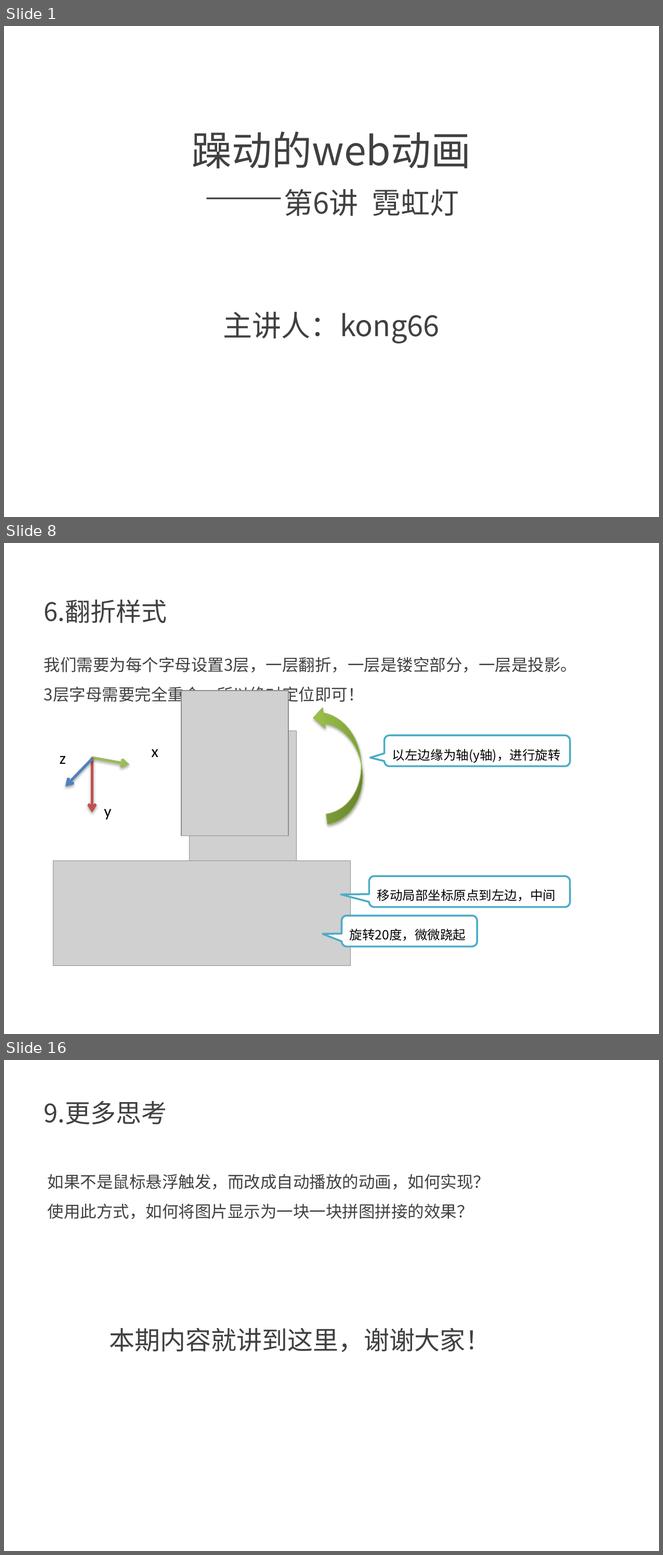
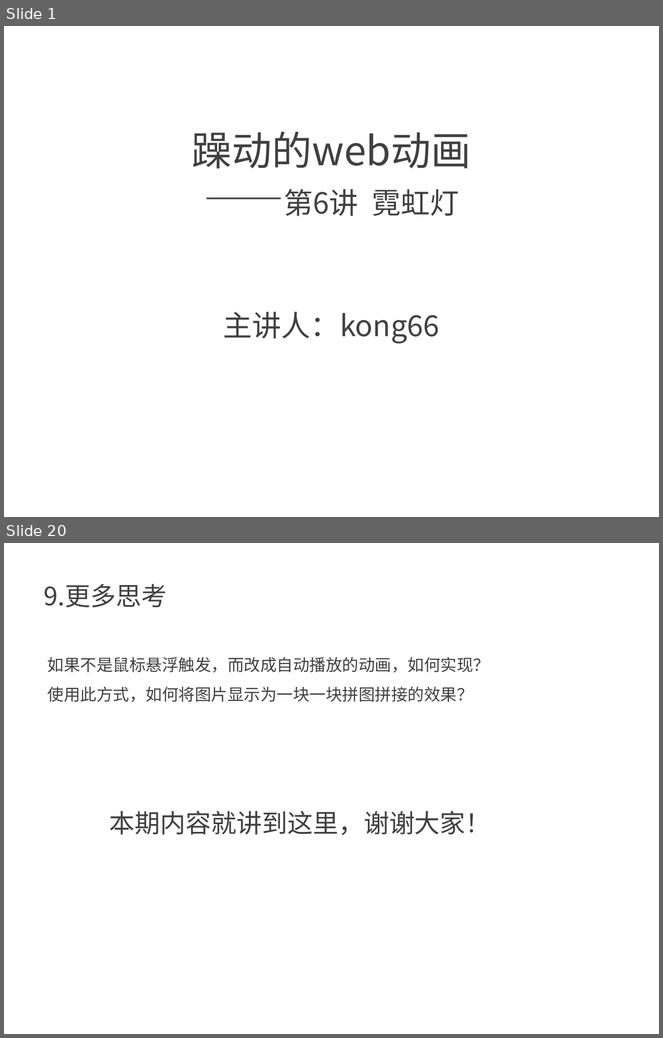
Before and after one commit to kong66/webAni, a slide deck: 6-neon/neon.pptx. Shown one above the other, each under a label of ours: slides 1, 8 and 16 before the commit, slides 1 and 20 after it; the slides between them are not shown. The pictures are 663x1555 and 663x1038 pixels, drawn with LibreOffice and Linux fonts; fonts in the diff are those of the drawing; grey boxes stand for pictures. Boxes give left, top, right and bottom in pixels: in the first picture for what was removed or moved away, otherwise in the second. Text is boxed around its words. In the diff, an @@ line names an element or a change of style, - is before the commit and + after.

```diff
--- a/6-neon/neon.pptx
+++ b/6-neon/neon.pptx
@@ slide 8 removed at (x1=4, y1=543, x2=659, y2=1034), background #FFFFFF @@
@@ text removed at (x1=44, y1=600, x2=167, y2=623) @@
-6.翻折样式
@@ text removed at (x1=44, y1=657, x2=577, y2=705) @@
-我们需要为每个字母设置3层，一层翻折，一层是镂空部分，一层是投影。
-3层字母需要完全重合，所以绝对定位即可！
@@ picture removed at (x1=181, y1=691, x2=289, y2=836) @@
@@ curved up arrow removed at (x1=312, y1=703, x2=370, y2=825) @@
@@ picture removed at (x1=190, y1=731, x2=297, y2=876) @@
@@ rounded speech box removed at (x1=385, y1=735, x2=570, y2=767) @@
-以左边缘为轴(y轴)，进行旋转
@@ text removed at (x1=60, y1=756, x2=66, y2=764) @@
-z
@@ arrow removed from (92, 759) to (65, 787) @@
@@ arrow removed from (91, 758) to (130, 765) @@
@@ arrow removed from (92, 758) to (92, 813) @@
@@ text removed at (x1=151, y1=749, x2=158, y2=757) @@
-x
@@ text removed at (x1=104, y1=809, x2=111, y2=820) @@
-y
@@ picture removed at (x1=53, y1=861, x2=351, y2=966) @@
@@ rounded speech box removed at (x1=369, y1=876, x2=570, y2=908) @@
-移动局部坐标原点到左边，中间
@@ rounded speech box removed at (x1=342, y1=916, x2=478, y2=947) @@
-旋转20度，微微跷起
@@ what was slide 16 is now slide 20 @@
```
Also in this commit, not shown: 4 slides changed, 14 slides added, 9 other slides removed, 1 other file.
